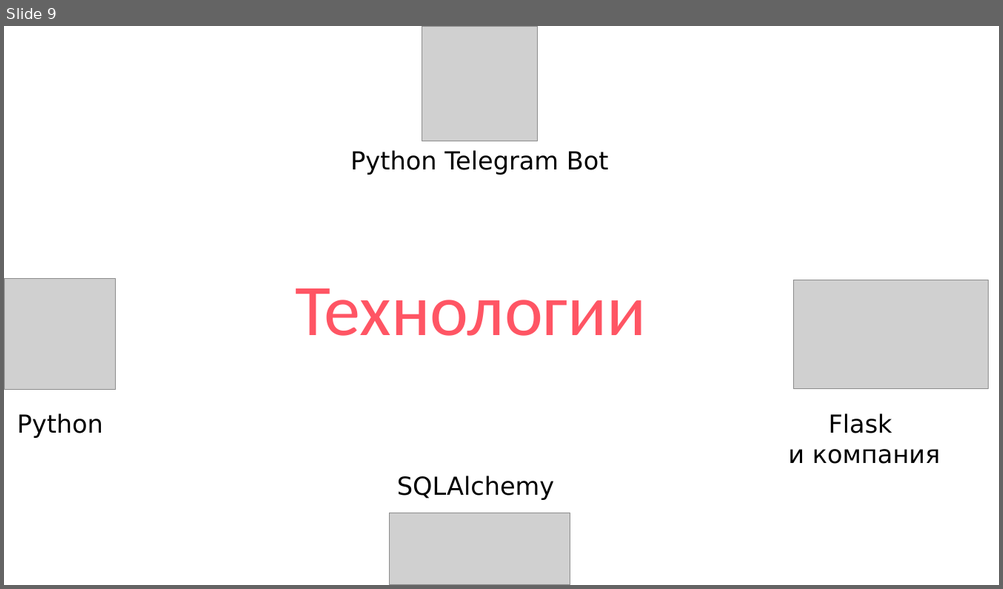
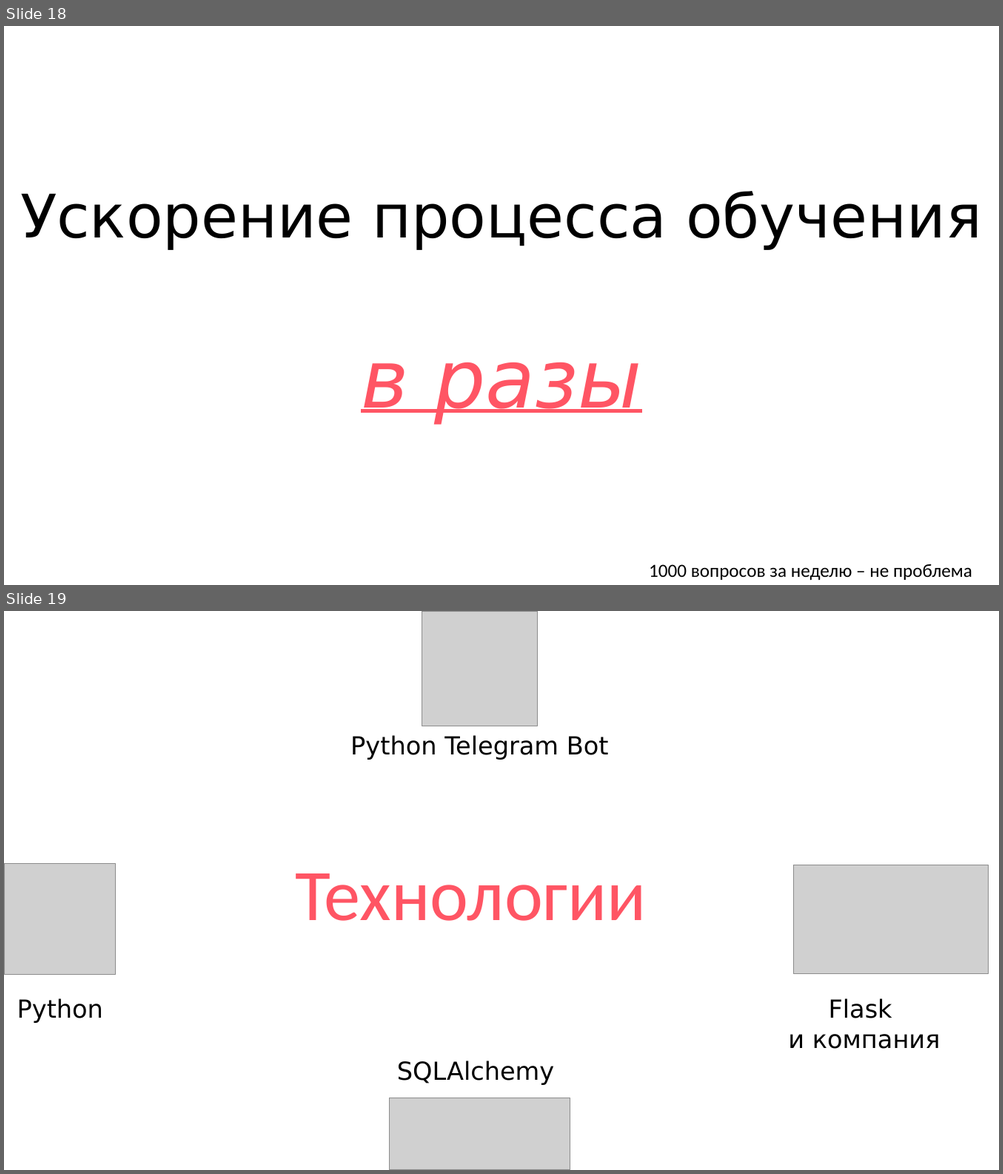
Before and after one commit to thecattest/testing-system, a slide deck: presentation.pptx. Shown one above the other, each under a label of ours: slide 9 before the commit, slides 18 and 19 after it. The pictures are 1003x589 and 1003x1174 pixels, drawn with LibreOffice and Linux fonts; fonts in the diff are those of the drawing; grey boxes stand for pictures. Boxes give left, top, right and bottom in pixels: in the first picture for what was removed or moved away, otherwise in the second. Text is boxed around its words. In the diff, an @@ line names an element or a change of style, - is before the commit and + after.

```diff
--- a/presentation.pptx
+++ b/presentation.pptx
@@ slide 18 added at [4, 26, 999, 585], background #FFFFFF @@
@@ title added at [20, 191, 982, 424], 58 pt, text #000000 @@
+Ускорение процесса обучения
+в разы
@@ text added at [649, 565, 972, 580], 18 pt, text #000000 @@
+1000 вопросов за неделю – не проблема
@@ what was slide 9 is now slide 19 @@
```
Also in this commit, not shown: 2 slides changed, 17 other slides added, 5 slides removed, 1 other file.
